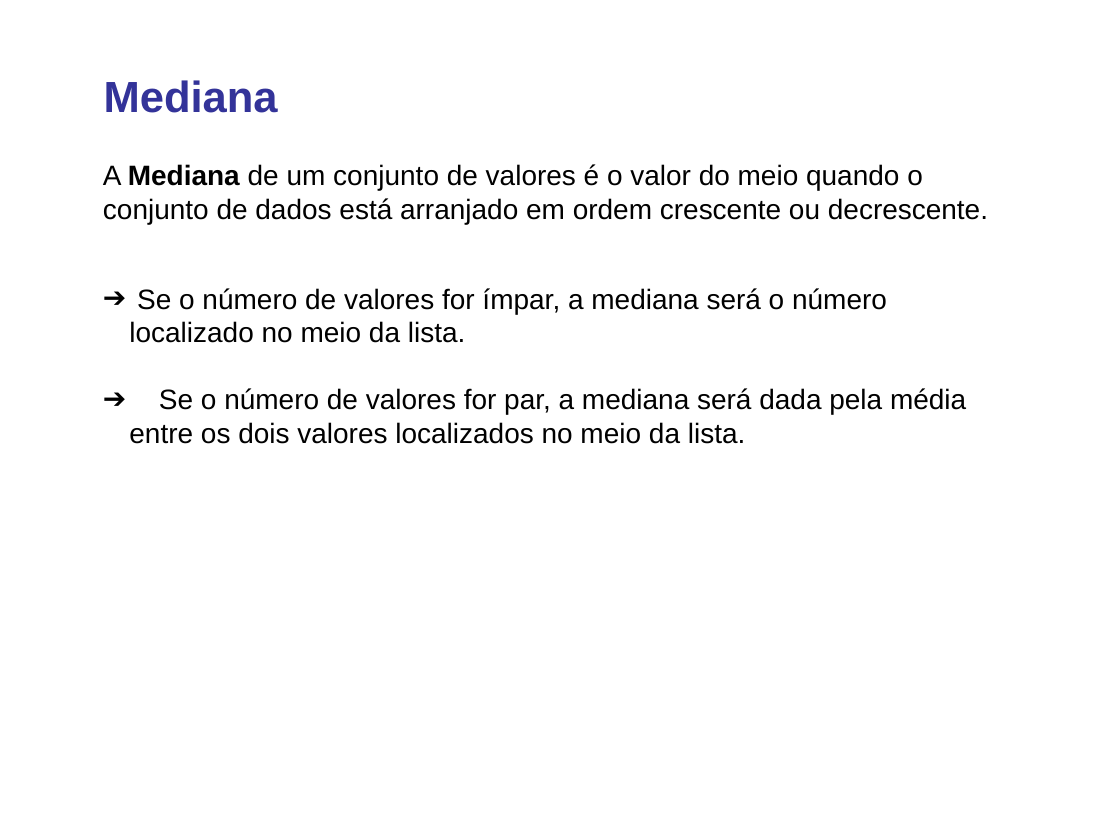
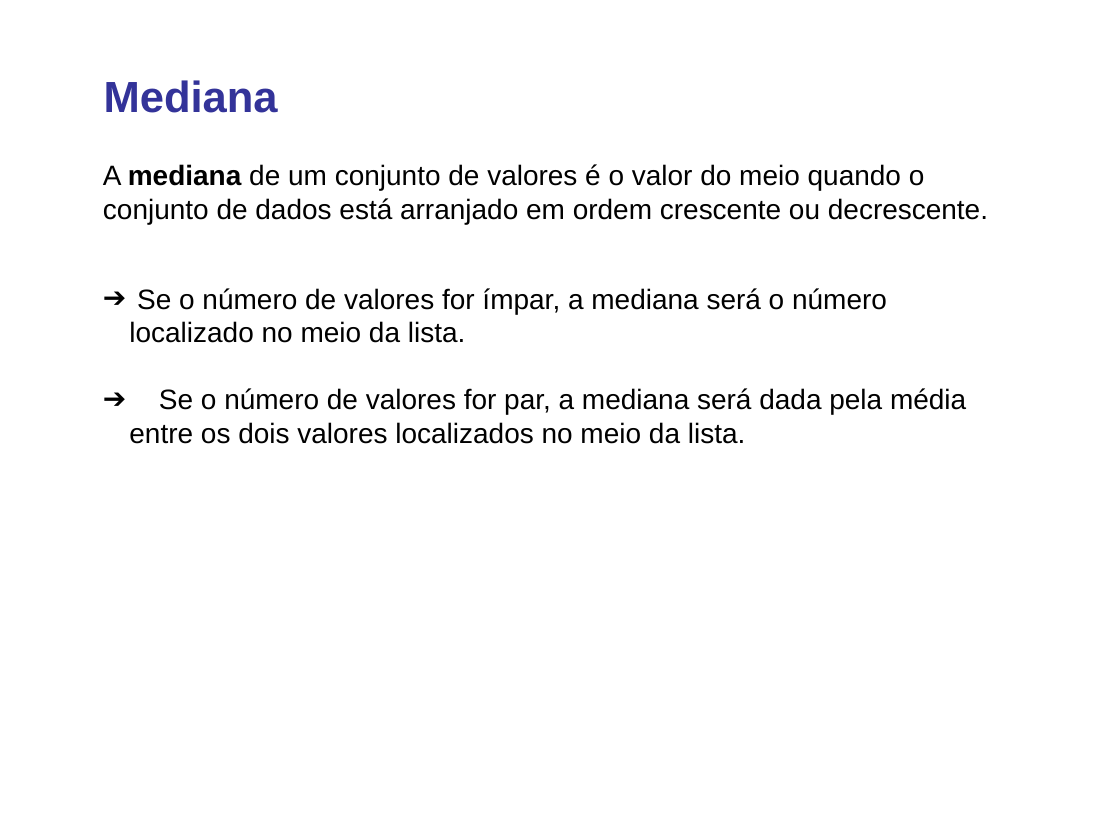
Before and after one commit to lansaviniec/estatistica, a slide deck: slide 8 of 3 estatistica_descritiva.ppt. Drawn at 1120x840 pixels with LibreOffice and Linux fonts; fonts in the diff are those of the drawing. Boxes give left, top, right and bottom in pixels: in the first picture for what was removed or moved away, otherwise in the second. Text is boxed around its words. In the diff, an @@ line names an element or a change of style, - is before the commit and + after.

```diff
--- a/3 estatistica_descritiva.ppt
+++ b/3 estatistica_descritiva.ppt
@@ text at (x1=103, y1=164, x2=988, y2=224): text changed @@
-A Mediana de um conjunto de valores é o valor do meio quando o conjunto de dados está arranjado em ordem crescente ou decrescente.
+A mediana de um conjunto de valores é o valor do meio quando o conjunto de dados está arranjado em ordem crescente ou decrescente.
```
Also in this commit, not shown: 3 other slides changed, 23 slides added.
